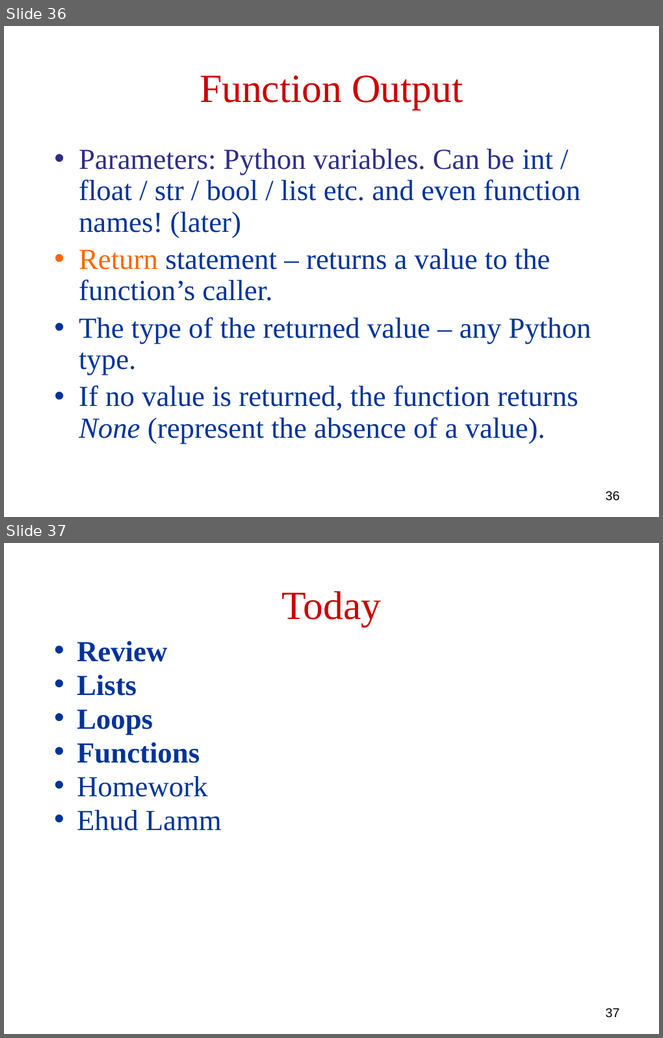
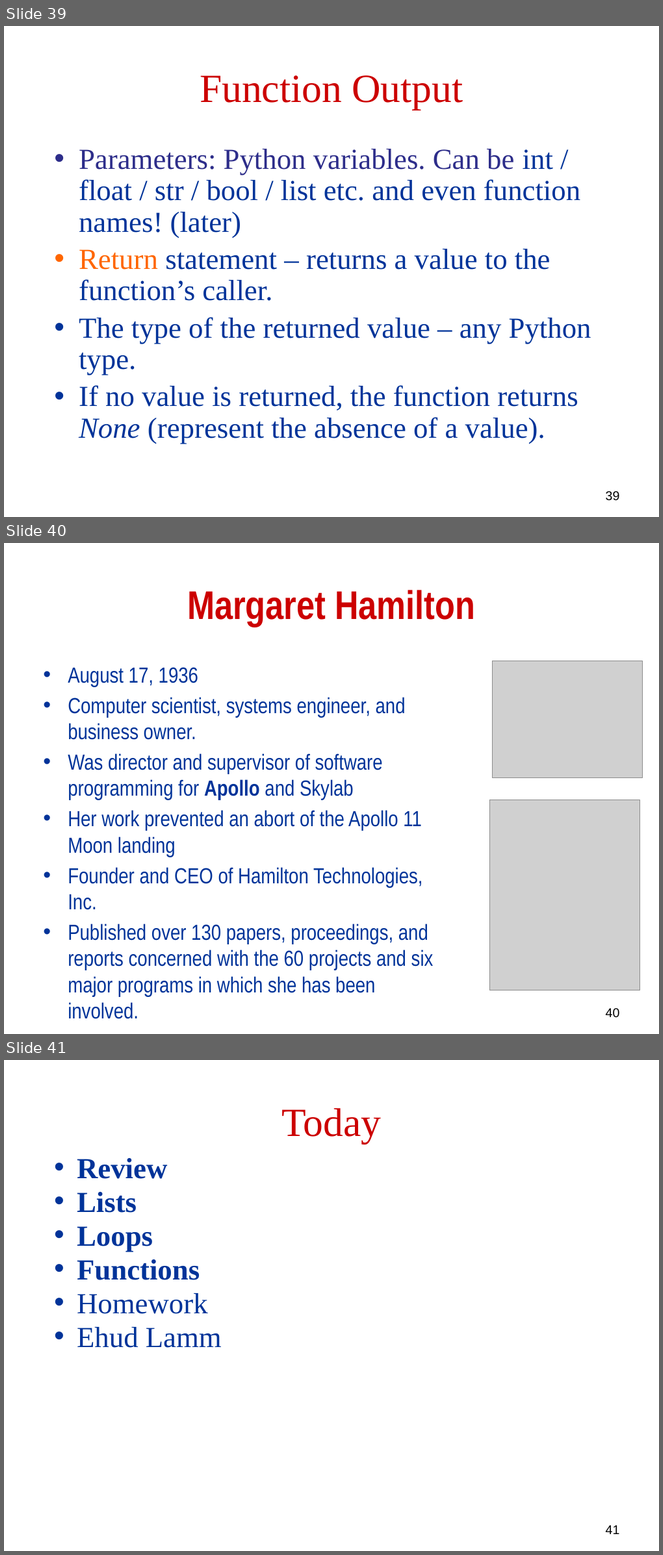
Before and after one commit to robintux/gip, a slide deck: Sessions/2/gip2.pptx. Shown one above the other, each under a label of ours: slides 36 and 37 before the commit, slides 39, 40 and 41 after it. The pictures are 663x1038 and 663x1555 pixels, drawn with LibreOffice and Linux fonts; fonts in the diff are those of the drawing; grey boxes stand for pictures. Boxes give left, top, right and bottom in pixels: in the first picture for what was removed or moved away, otherwise in the second. Text is boxed around its words. In the diff, an @@ line names an element or a change of style, - is before the commit and + after.

```diff
--- a/Sessions/2/gip2.pptx
+++ b/Sessions/2/gip2.pptx
@@ slide 40 added at box(4, 543, 659, 1034), background #FFFFFF @@
@@ title added at box(187, 590, 475, 627), 44 pt, text #CC0000, bold @@
+Margaret Hamilton
@@ text added at box(68, 667, 434, 993), 24 pt, text #003399 @@
+• August 17, 1936
+• Computer scientist, systems engineer, and business owner.
+• Was director and supervisor of software programming for Apollo and Skylab
+• Her work prevented an abort of the Apollo 11 Moon landing
+• Founder and CEO of Hamilton Technologies, Inc.
+• Published over 130 papers, proceedings, and reports concerned with the 60 projects and six major programs in which she has been involved.
@@ picture added at box(493, 661, 643, 778) @@
@@ picture added at box(490, 800, 640, 991) @@
@@ page number added at box(606, 1008, 620, 1018), 14 pt, text #000000 @@
+40
@@ what was slide 36 is now slide 39 @@
@@ page number at box(606, 491, 620, 501): text changed @@
-36
+39
@@ what was slide 37 is now slide 41 @@
@@ page number at box(606, 1525, 620, 1534): text changed @@
-37
+41
```
Also in this commit, not shown: 3 other slides added.
